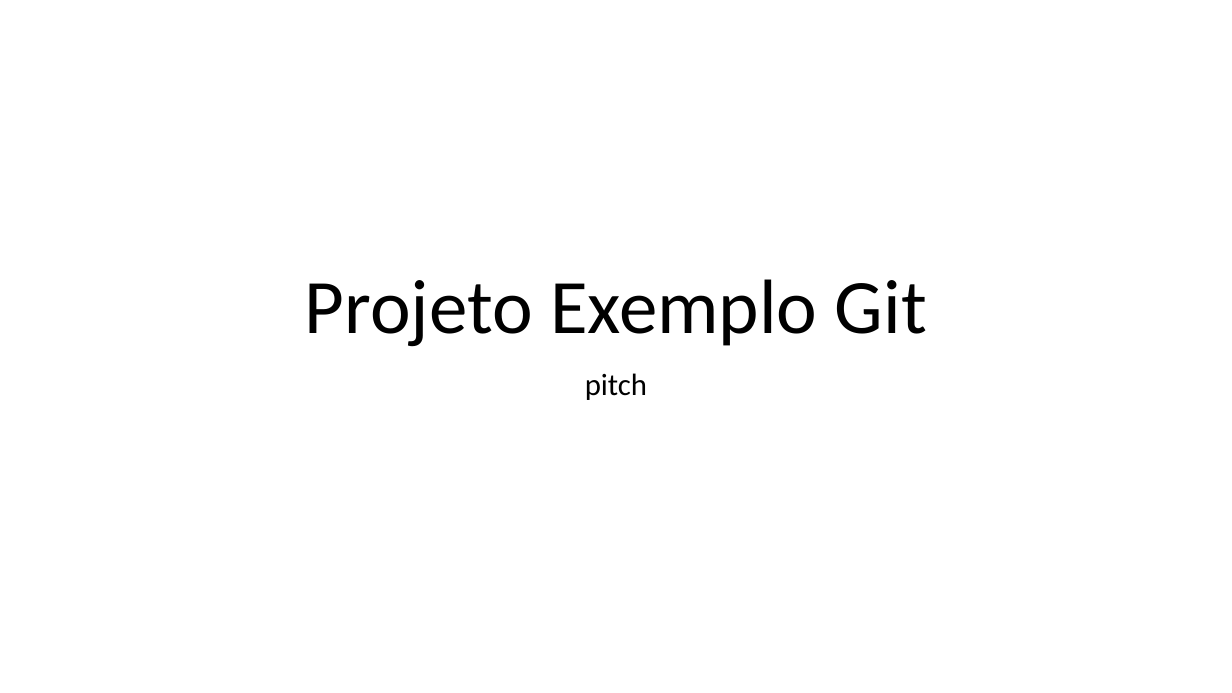
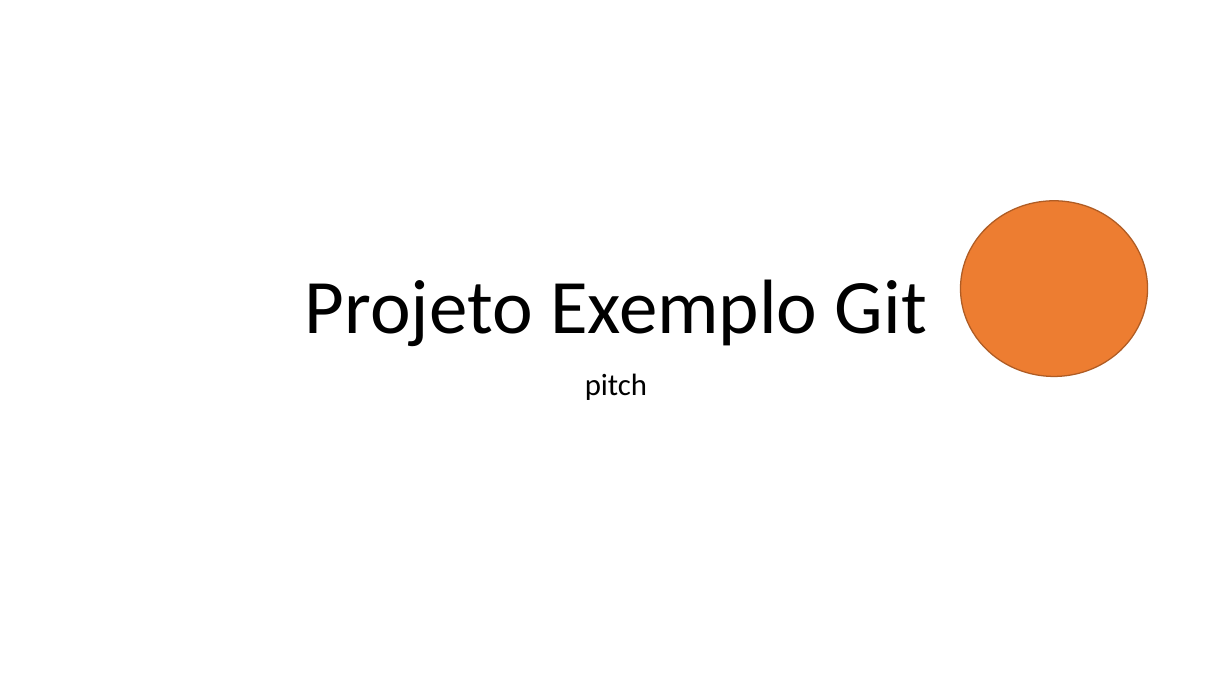
Before and after one commit to VictorTab12/2tdspj-2024-exemplogit, a slide deck: slide 1 of pitch.pptx. Drawn at 1232x693 pixels with LibreOffice and Linux fonts; fonts in the diff are those of the drawing. Boxes give left, top, right and bottom in pixels: in the first picture for what was removed or moved away, otherwise in the second. Text is boxed around its words. In the diff, an @@ line names an element or a change of style, - is before the commit and + after.

Commit message:
versao final pitch

```diff
--- a/pitch.pptx
+++ b/pitch.pptx
@@ ellipse added at box(961, 201, 1148, 376), fill #ED7D31, outline #AF5C24 1 pt @@
```
